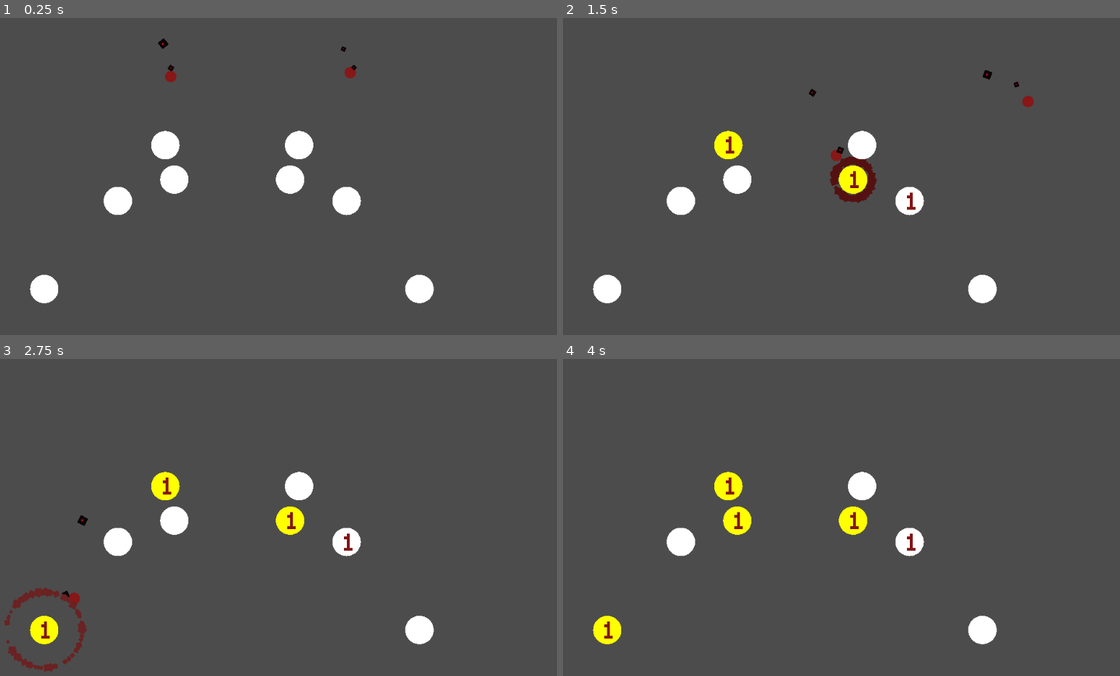
Above: before the commit, frames 1-4 (two rows, left to right).
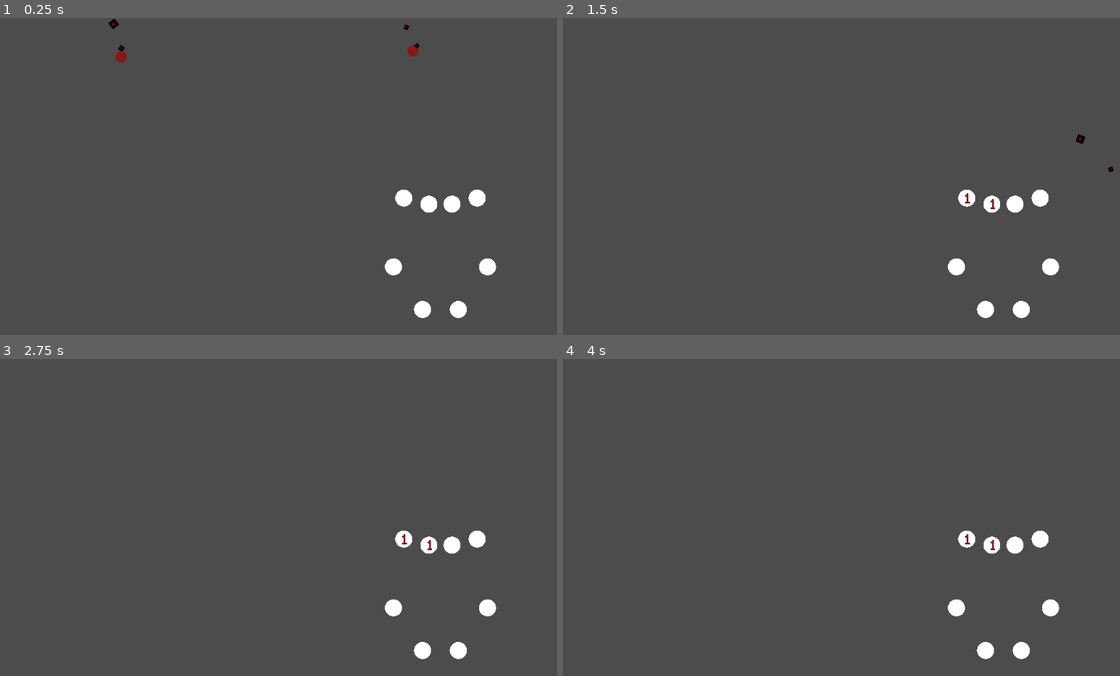
Above: after the commit, the same moments.

Repository: PaganSeaWitch/TechDemosForFunAndProfit
Game: Godot game, scene res://Scenes/plinko.tscn
Same seed, same stepped clock (60 frames per second), same inputs: the game is played once before the commit and once after it. The engine's default icon, where the game draws it, is replaced by a stand-in: a white triangle on a blue panel in a dark square.
Inputs:
- Up to frame 1 (0.25 s): no input
- Up to frame 2 (1.5 s): no input
- Up to frame 3 (2.75 s): no input
- Up to frame 4 (4 s): no input

The runs differ from the first frame. In frame 1, 4.4% of the frame differs, in the area x 5-90%, y 0-95%; in frame 2, 4.8%, in the area x 5-99%, y 16-95%; in frame 3, 4.7%; in frame 4, 4.0%.

Commit message:
random zone take 2 functional

Diff:
--- a/PARTICLES/GODOT/PARTICLES/Scenes/CreateBoard.gd
+++ b/PARTICLES/GODOT/PARTICLES/Scenes/CreateBoard.gd
@@ -12,16 +12,18 @@
 func _on_Node2D_setStuffs(upperLeft, upperRight, bottomLeft, BottomRight, minPeg, maxPeg):
 	randomize()
 	var scale = get_parent().get_scale()
-	self.set_scale(Vector2(1/scale.x, 1/scale.y))
 	var numOfPegs = rand_range(minPeg, maxPeg)
 	var pegs = []
 	for n in numOfPegs:
-		var maxX = upperRight.global_position.x /2
+		var maxX = upperRight.global_position.x
 		var x = rand_range(upperLeft.global_position.x, maxX)
 		var maxY = BottomRight.global_position.y
 		var y = rand_range(upperRight.global_position.y, maxY)
 		var newPeg = peg.instance()
+		var oldScale = newPeg.get_scale()
 		self.add_child(newPeg)
 		newPeg.global_position = Vector2(x,y)
-		pegs.append(Vector2(x,y))
+		newPeg.set_scale(Vector2(oldScale.x * 1/scale.x ,oldScale.y * 1/scale.y ))
+		print(maxX)
+		pegs.append(self.to_local(Vector2(x,y)))
 	emit_signal("mirrorThis", pegs)
--- a/PARTICLES/GODOT/PARTICLES/Scenes/Mirror.gd
+++ b/PARTICLES/GODOT/PARTICLES/Scenes/Mirror.gd
@@ -9,9 +9,10 @@
 
 func _on_FirstHalf_mirrorThis(pegs):
 	var scale = get_parent().get_scale()
-	self.set_scale(Vector2(1/scale.x, 1/scale.y))
+	#self.set_scale(Vector2(1/scale.x, 1/scale.y))
 	for n in range(pegs.size()):
 		var newPeg = peg.instance()
+		var oldScale = newPeg.get_scale()
 		self.add_child(newPeg)
+		newPeg.set_scale(Vector2(oldScale.x * 1/scale.x ,oldScale.y * 1/scale.y ))
 		newPeg.position = Vector2(pegs[n].x * -1, pegs[n].y)
-		newPeg.global_position.y = pegs[n].y
--- a/PARTICLES/GODOT/PARTICLES/Scenes/Peg Scenes/PEG.tscn
+++ b/PARTICLES/GODOT/PARTICLES/Scenes/Peg Scenes/PEG.tscn
@@ -91,12 +91,12 @@
 font_data = ExtResource( 3 )
 
 [sub_resource type="CircleShape2D" id=13]
-radius = 4.83137
+radius = 5.25273
 
 [node name="PEG" type="StaticBody2D" groups=[
 "Pegs",
 ]]
-scale = Vector2( 5, 5 )
+scale = Vector2( 3, 3 )
 script = ExtResource( 2 )
 
 [node name="CollisionShape2D" type="CollisionShape2D" parent="."]
--- a/PARTICLES/GODOT/PARTICLES/Scenes/plinko.tscn
+++ b/PARTICLES/GODOT/PARTICLES/Scenes/plinko.tscn
@@ -12,24 +12,18 @@
 position = Vector2( 0.666672, 0 )
 
 [node name="BALL" parent="." instance=ExtResource( 2 )]
-position = Vector2( 659.333, 68 )
+position = Vector2( 770.056, 29.6702 )
 physics_material_override = SubResource( 1 )
 contacts_reported = 1
 
 [node name="BALL2" parent="." instance=ExtResource( 4 )]
-position = Vector2( 343.333, 75 )
+position = Vector2( 256.124, 40.1166 )
 
 [node name="Area2D" parent="." instance=ExtResource( 3 )]
 position = Vector2( 317.333, 606 )
 
-[node name="RandomPegZone" parent="." instance=ExtResource( 1 )]
-position = Vector2( 103.905, 124.257 )
-scale = Vector2( 40, 10 )
+[node name="RandomPegZone3" parent="." instance=ExtResource( 1 )]
+position = Vector2( 618.21, 117.458 )
+scale = Vector2( 20, 20 )
 minPeg = 5
 maxPeg = 5
-
-[node name="RandomPegZone2" parent="." instance=ExtResource( 1 )]
-position = Vector2( 102.678, 362.448 )
-scale = Vector2( 40, 10 )
-minPeg = 5
-maxPeg = 5
--- a/PARTICLES/GODOT/PARTICLES/Scripts/PegInheritenceTree/PEG.gd
+++ b/PARTICLES/GODOT/PARTICLES/Scripts/PegInheritenceTree/PEG.gd
@@ -53,6 +53,7 @@
 	get_parent().add_child(peg)
 	get_parent().move_child(peg, self.get_index())
 	peg.position = self.position
+	peg.set_scale(self.get_scale())
 	peg.addHit(self.hasHits)
 	peg.emit()
 	self.queue_free()
@@ -64,4 +65,5 @@
 	self.get_child(0).set_deferred("disabled", false)
 
 func _on_Area2D_area_entered(area):
+	#print('removed self cuz overlap')
 	self.queue_free()
